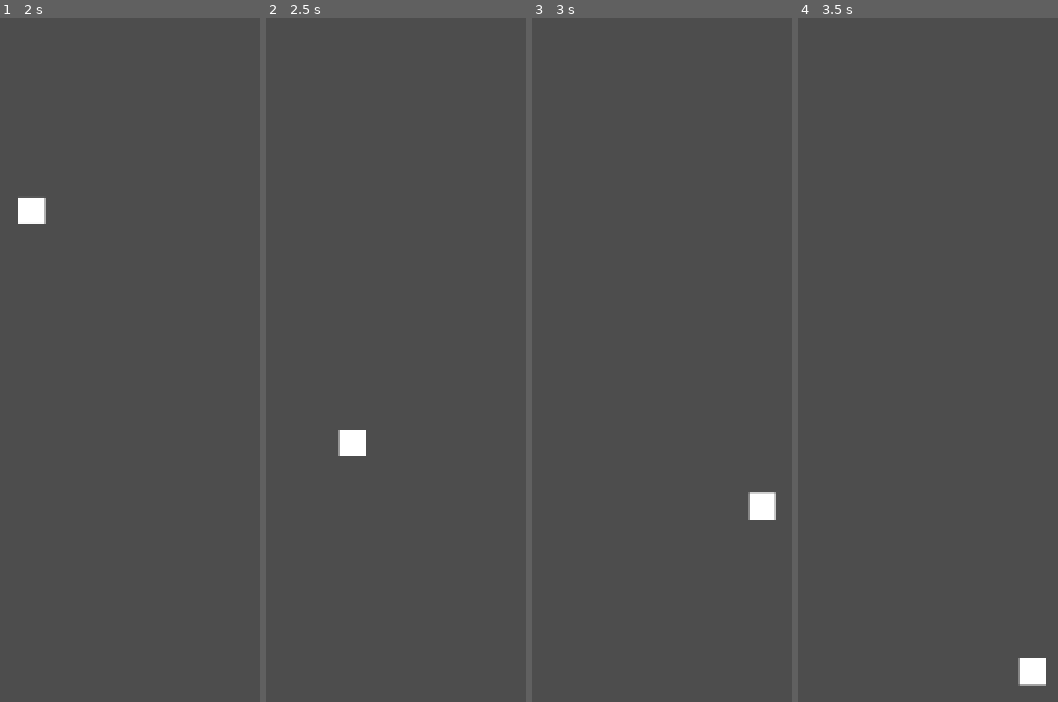
Above: before the commit, frames 1-4 (left to right).
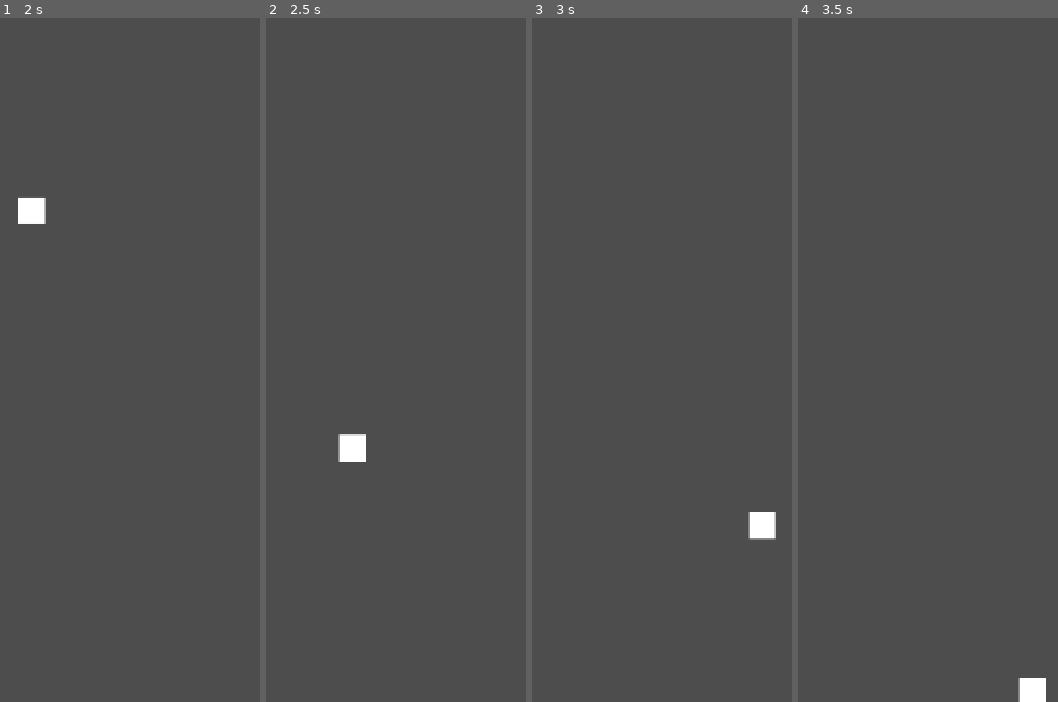
Above: after the commit, the same moments.

Repository: billbobphil/one-bit-jam-3
Game: Godot game, scene res://demo/demo.tscn
The game is run twice, just before and just after one commit, with the same random seed, the same clock (stepped at 60 frames per second) and the same inputs. This scene is started directly instead of the project's main scene.
Inputs:
- Up to frame 1 (2 s): tap Enter at 0.5 s; tap Right (levelOut) at 0.6 s; tap Space (rise) at 1.25, 1.35 s
- Up to frame 2 (2.5 s): tap Right (levelOut) at 2.1 s
- Up to frame 3 (3 s): tap Space (rise) at 2.85 s
- Up to frame 4 (3.5 s): no input

Frame 1 is identical in both runs. In frame 2, 0.2% of the frame differs, in the area x 27-39%, y 60-65%; in frame 3, 0.6%, in the area x 83-94%, y 69-77%; in frame 4, 0.6%.

Commit message:
Player controlled ticks now working

Diff:
--- a/demo/demo.tscn
+++ b/demo/demo.tscn
@@ -7,4 +7,3 @@
 [node name="Player" parent="." instance=ExtResource("1_cude8")]
 position = Vector2(106, 315)
 fallSpeedHorizontalFallOff = 5
-numberOfFlatTicks = 30
--- a/player/Player.gd
+++ b/player/Player.gd
@@ -4,7 +4,7 @@
 @export_subgroup("Vertical")
 @export var riseSpeed : float = 300;
 @export var fallSpeedVertical : float = 150;
-@export var fallSpeedVerticalFallOff = 20;
+@export var fallSpeedVerticalFallOff = 18;
 @export var fallSpeedVerticalFallOffRate : float = 0.025;
 @export var fallSpeedVerticalIncrement : float = 20;
 @export var crashVerticalSpeed : float = 200;
@@ -12,14 +12,13 @@
 @export_subgroup("Horizontal")
 @export var fallSpeedHorizontal : float = 10;
 @export var fallSpeedHorizontalFallOff = 10;
-@export var fallSpeedHorizontalIncrementRate : float = 40;
+@export var fallSpeedHorizontalIncrementRate : float = 20;
 @export var fallSpeedHorizontalFallOffRate : float = 0.025;
 @export var crashHorizontalSpeed : float = 10;
 
 @export_subgroup("Sequence Ticks")
 @export var numberOfDiveTicks = 10;
-@export var numberOfCurveTicks = 10;
-@export var numberOfFlatTicks = 21;
+@export var minimumNumberOfCurveTicks = 5;
 @export var allowedTooSlowTicks = 25;
 @export_subgroup("Too Slow")
 @export var tooSlowRate : float = 0.025;
@@ -75,20 +74,11 @@
 		if(timeFalling > (numberOfVerticalFallOffOccurences + 1) * fallSpeedVerticalFallOffRate):
 			numberOfVerticalFallOffOccurences += 1;
 
-			#same curve every time
-			# if(numberOfVerticalFallOffOccurences <= numberOfDiveTicks):
-			# 	currentVerticalFallSpeed = currentVerticalFallSpeed + fallSpeedVerticalIncrement;
-			# elif(numberOfVerticalFallOffOccurences <= numberOfDiveTicks + numberOfCurveTicks):
-			# 	currentVerticalFallSpeed = currentVerticalFallSpeed - fallSpeedVerticalFallOff;
-			# else:
-			# 	currentVerticalFallSpeed = currentVerticalFallSpeed - fallSpeedVerticalFallOff;
-
-			#curve triggered by player
 			if(!shouldLevelOut):
 				currentVerticalFallSpeed = currentVerticalFallSpeed + fallSpeedVerticalIncrement
 			elif(shouldLevelOut):
 				numberOfPostLevelOutVerticalTicks += 1;
-				if(numberOfPostLevelOutVerticalTicks <= verticalTicksBeforeLevelOut + (numberOfCurveTicks * .5)):
+				if(numberOfPostLevelOutVerticalTicks <= verticalTicksBeforeLevelOut + minimumNumberOfCurveTicks):
 					currentVerticalFallSpeed = currentVerticalFallSpeed - fallSpeedVerticalFallOff;
 				else:
 					currentVerticalFallSpeed = currentVerticalFallSpeed - fallSpeedVerticalFallOff;
@@ -99,16 +89,9 @@
 		if(timeFalling > (numberOfHorizontalFallOffOccurences + 1) * fallSpeedHorizontalFallOffRate):
 			numberOfHorizontalFallOffOccurences += 1;
 
-			#same curve every time
-			# if(numberOfVerticalFallOffOccurences <= numberOfDiveTicks + numberOfCurveTicks):
-			# 	currentHorizontalFallSpeed = currentHorizontalFallSpeed + fallSpeedHorizontalIncrementRate;
-			# else:
-			# 	currentHorizontalFallSpeed = currentHorizontalFallSpeed - fallSpeedHorizontalFallOff;
-
-			#curve triggered by player
 			if(shouldLevelOut):
-				if(numberOfPostLevelOutVerticalTicks <= verticalTicksBeforeLevelOut + (numberOfCurveTicks * .5)):
-					currentHorizontalFallSpeed = currentHorizontalFallSpeed + (fallSpeedHorizontalIncrementRate * .5);
+				if(numberOfPostLevelOutVerticalTicks <= verticalTicksBeforeLevelOut + minimumNumberOfCurveTicks):
+					currentHorizontalFallSpeed = currentHorizontalFallSpeed + fallSpeedHorizontalIncrementRate;
 				else:
 					currentHorizontalFallSpeed = currentHorizontalFallSpeed - fallSpeedHorizontalFallOff;
 
